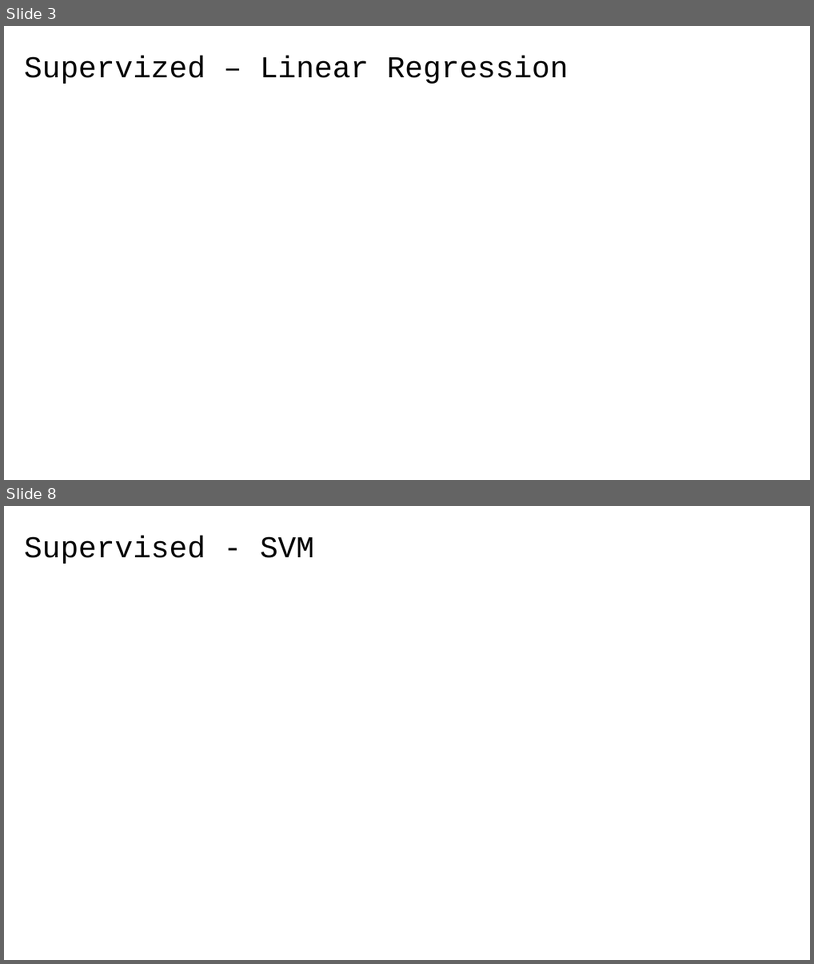
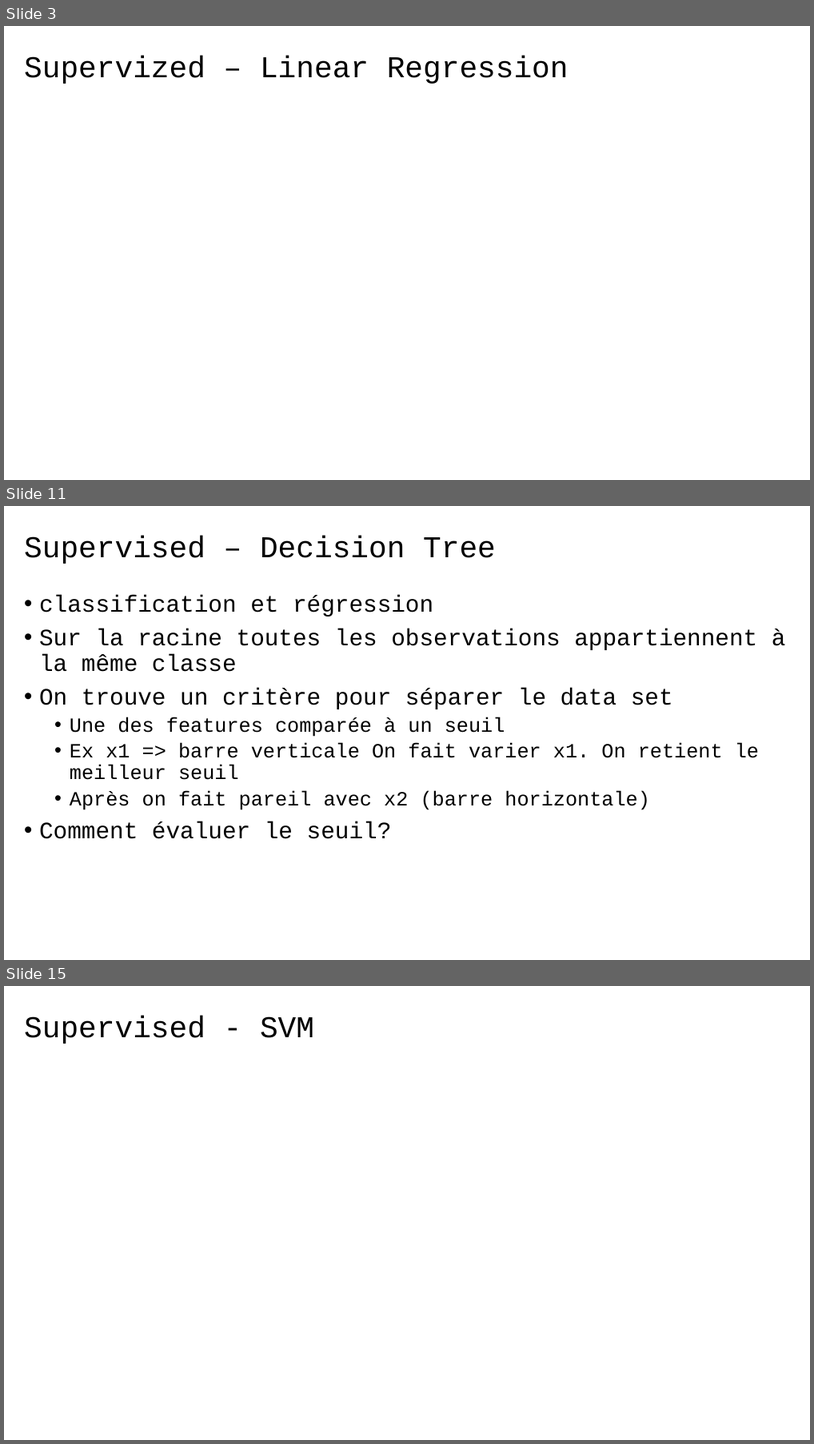
Before and after one commit to 40tude/fullstack_mars_2024_2, a slide deck: 12_assets/course_review.pptx. Shown one above the other, each under a label of ours: slides 3 and 8 before the commit, slides 3, 11 and 15 after it; the slides between them are not shown. The pictures are 814x964 and 814x1444 pixels, drawn with LibreOffice and Linux fonts; fonts in the diff are those of the drawing; grey boxes stand for pictures. Boxes give left, top, right and bottom in pixels: in the first picture for what was removed or moved away, otherwise in the second. Text is boxed around its words. In the diff, an @@ line names an element or a change of style, - is before the commit and + after.

```diff
--- a/12_assets/course_review.pptx
+++ b/12_assets/course_review.pptx
@@ slide 11 added at [4, 506, 810, 960], background #FFFFFF @@
@@ title added at [24, 536, 496, 564], 36 pt, text #000000 @@
+Supervised – Decision Tree
@@ text added at [39, 595, 786, 839], 28 pt, text #000000 @@
+• classification et régression
+• Sur la racine toutes les observations appartiennent à la même classe
+• On trouve un critère pour séparer le data set
+  • Une des features comparée à un seuil
+  • Ex x1 => barre verticale On fait varier x1. On retient le meilleur seuil
+  • Après on fait pareil avec x2 (barre horizontale)
+• Comment évaluer le seuil?
@@ what was slide 8 is now slide 15 @@
```
Also in this commit, not shown: 5 slides changed, 7 other slides added, 2 slides removed.
